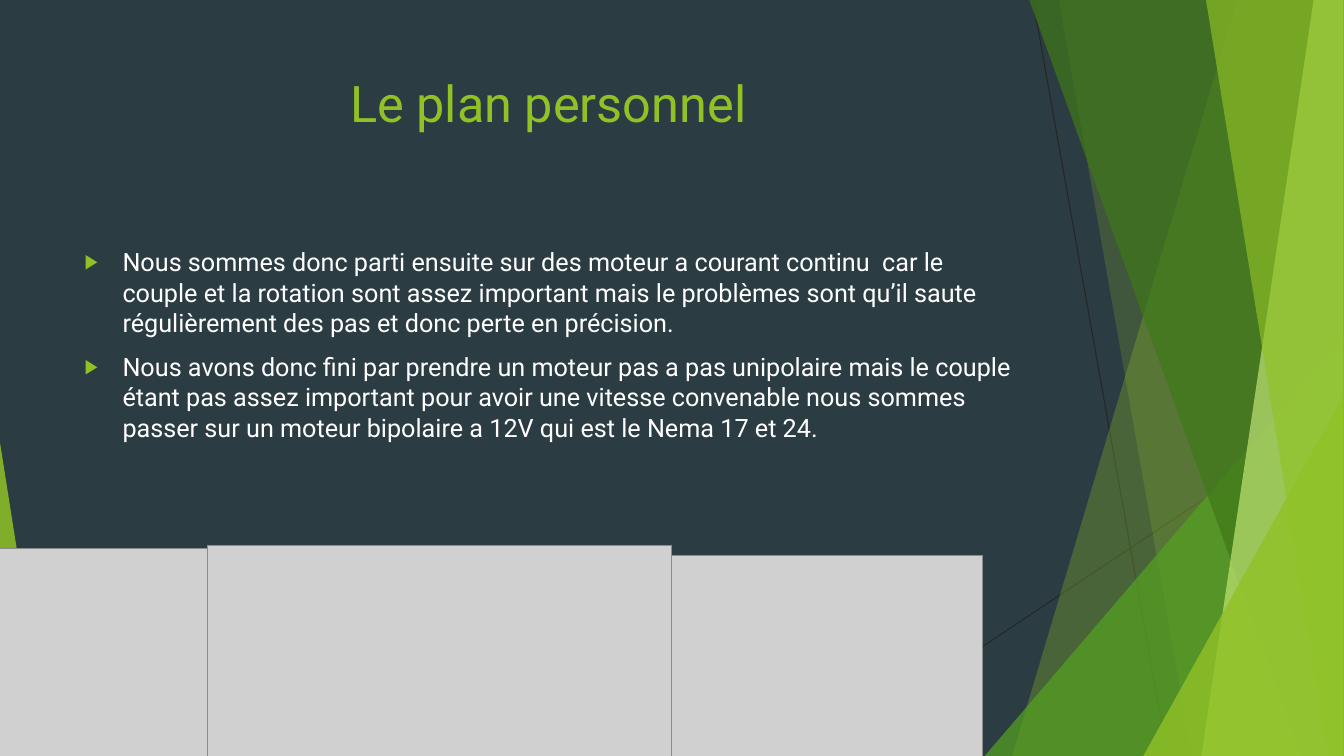
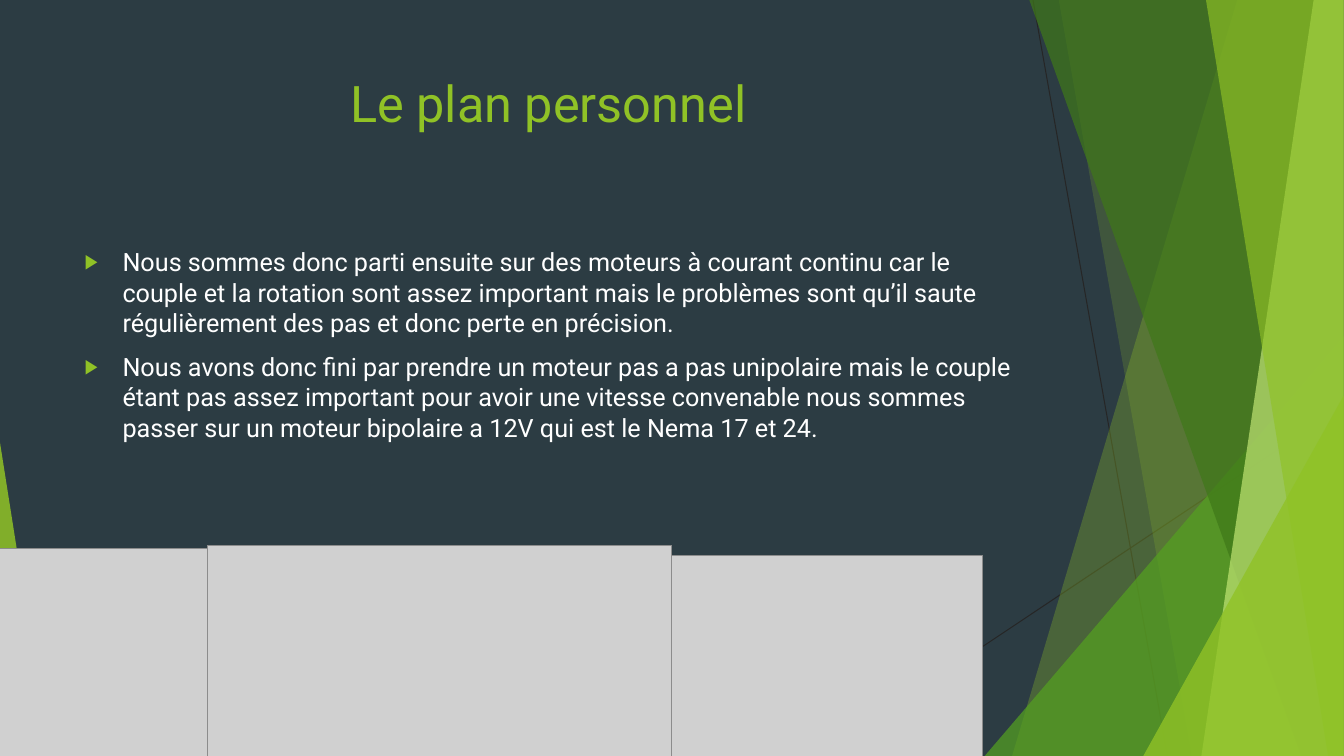
Before and after one commit to MAXENCEWATRIN/GitHub, a slide deck: slide 5 of A trier/Présentation Projet technique.pptx. Drawn at 1344x756 pixels with LibreOffice and Linux fonts; fonts in the diff are those of the drawing; grey boxes stand for pictures. Boxes give left, top, right and bottom in pixels: in the first picture for what was removed or moved away, otherwise in the second. Text is boxed around its words. In the diff, an @@ line names an element or a change of style, - is before the commit and + after.

```diff
--- a/A trier/Présentation Projet technique.pptx
+++ b/A trier/Présentation Projet technique.pptx
@@ text at box(123, 252, 976, 338): text changed @@
-▶ Nous sommes donc parti ensuite sur des moteur a courant continu car le couple et la rotation sont assez important mais le problèmes sont qu’il saute régulièrement des pas et donc perte en précision.
+▶ Nous sommes donc parti ensuite sur des moteurs à courant continu car le couple et la rotation sont assez important mais le problèmes sont qu’il saute régulièrement des pas et donc perte en précision.
```
Also in this commit, not shown: 4 other slides changed.
